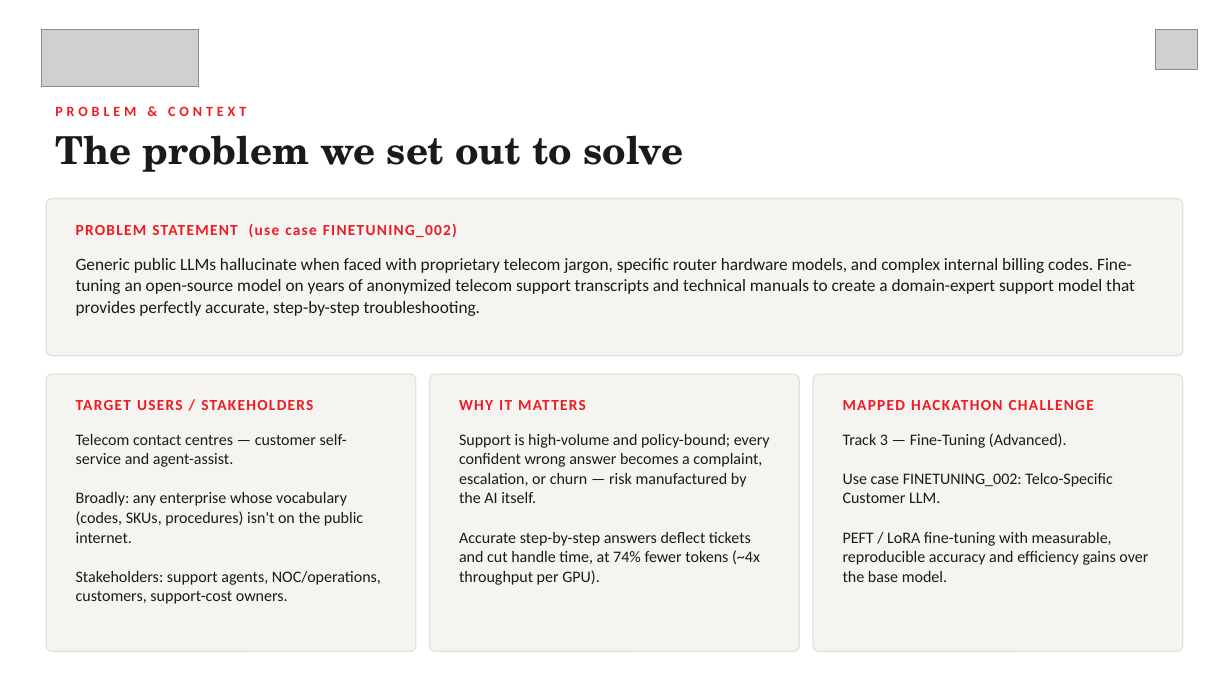
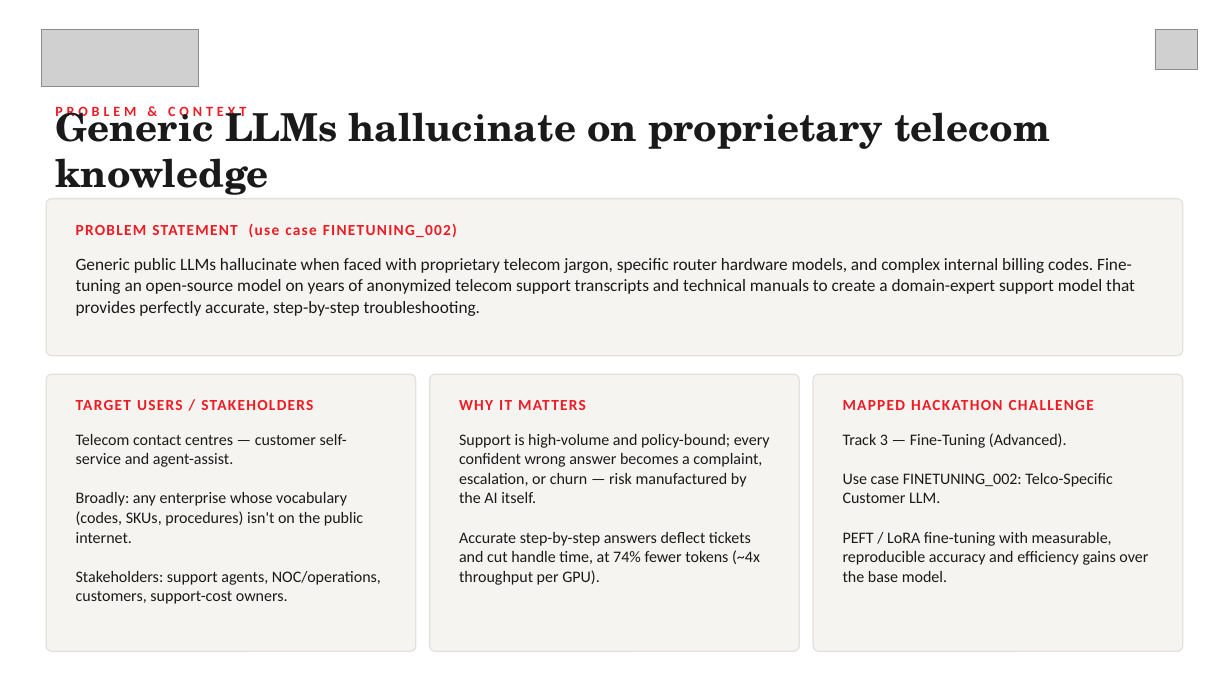
Before and after one commit to Prash8830/amd, a slide deck: slide 3 of submission/TCS_AMD_AI_Hackathon_Submission_TruthLine.pptx. Drawn at 1232x693 pixels with LibreOffice and Linux fonts; fonts in the diff are those of the drawing; grey boxes stand for pictures. Boxes give left, top, right and bottom in pixels: in the first picture for what was removed or moved away, otherwise in the second. Text is boxed around its words. In the diff, an @@ line names an element or a change of style, - is before the commit and + after.

```diff
--- a/submission/TCS_AMD_AI_Hackathon_Submission_TruthLine.pptx
+++ b/submission/TCS_AMD_AI_Hackathon_Submission_TruthLine.pptx
@@ text at [55,106,1050,195]: text changed @@
-The problem we set out to solve
+Generic LLMs hallucinate on proprietary telecom knowledge
```
Also in this commit, not shown: 4 other slides changed, 1 other file.
